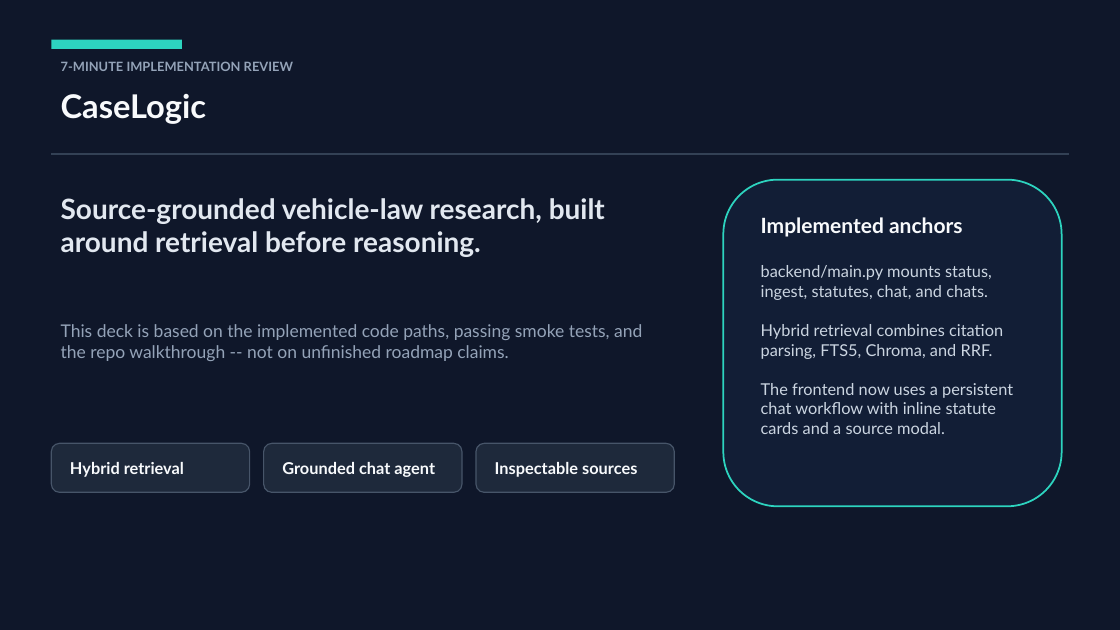
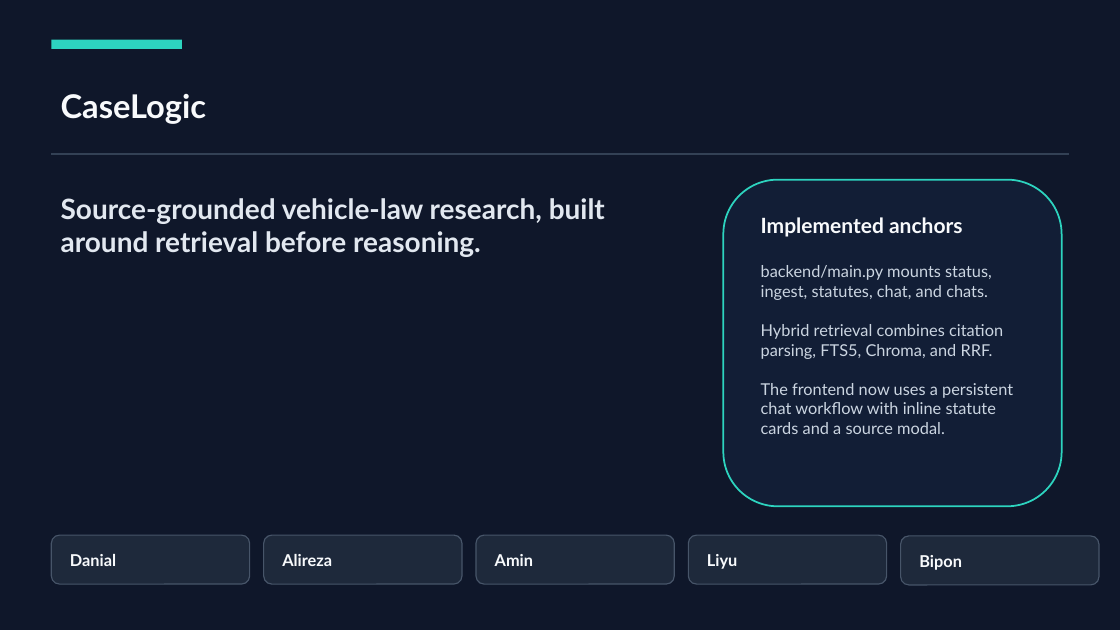
Before and after one commit to Danial-Kord/CaseLogic, a slide deck: slide 1 of docs/CaseLogic_7min_Presentation.pptx. Drawn at 1120x630 pixels with LibreOffice and Linux fonts; fonts in the diff are those of the drawing. Boxes give left, top, right and bottom in pixels: in the first picture for what was removed or moved away, otherwise in the second. Text is boxed around its words. In the diff, an @@ line names an element or a change of style, - is before the commit and + after.

```diff
--- a/docs/CaseLogic_7min_Presentation.pptx
+++ b/docs/CaseLogic_7min_Presentation.pptx
@@ text removed at <box>61,61,293,71</box> @@
-7-MINUTE IMPLEMENTATION REVIEW
@@ text removed at <box>61,324,642,361</box> @@
-This deck is based on the implemented code paths, passing smoke tests, and the repo walkthrough -- not on unfinished roadmap claims.
@@ text removed at <box>70,462,184,477</box> @@
-Hybrid retrieval
@@ text removed at <box>282,462,435,477</box> @@
-Grounded chat agent
@@ text removed at <box>495,462,637,477</box> @@
-Inspectable sources
@@ 3 rounded rectangles: place and size @@
-3 rounded rectangles at <box>51,444,675,492</box>
+3 rounded rectangles at <box>51,535,675,584</box>
@@ rounded rectangle added at <box>688,535,886,584</box>, fill #1E293B, outline #475569 1 pt @@
@@ rounded rectangle added at <box>901,536,1099,585</box>, fill #1E293B, outline #475569 1 pt @@
@@ text added at <box>70,554,116,566</box>, 14 pt, text #F8FAFC, bold @@
+Danial
@@ text added at <box>282,554,332,566</box>, 14 pt, text #F8FAFC, bold @@
+Alireza
@@ text added at <box>495,554,533,566</box>, 14 pt, text #F8FAFC, bold @@
+Amin
@@ text added at <box>707,554,737,569</box>, 14 pt, text #F8FAFC, bold @@
+Liyu
@@ text added at <box>919,555,962,570</box>, 14 pt, text #F8FAFC, bold @@
+Bipon
```
Also in this commit, not shown: 5 other slides changed, 22 other files.
